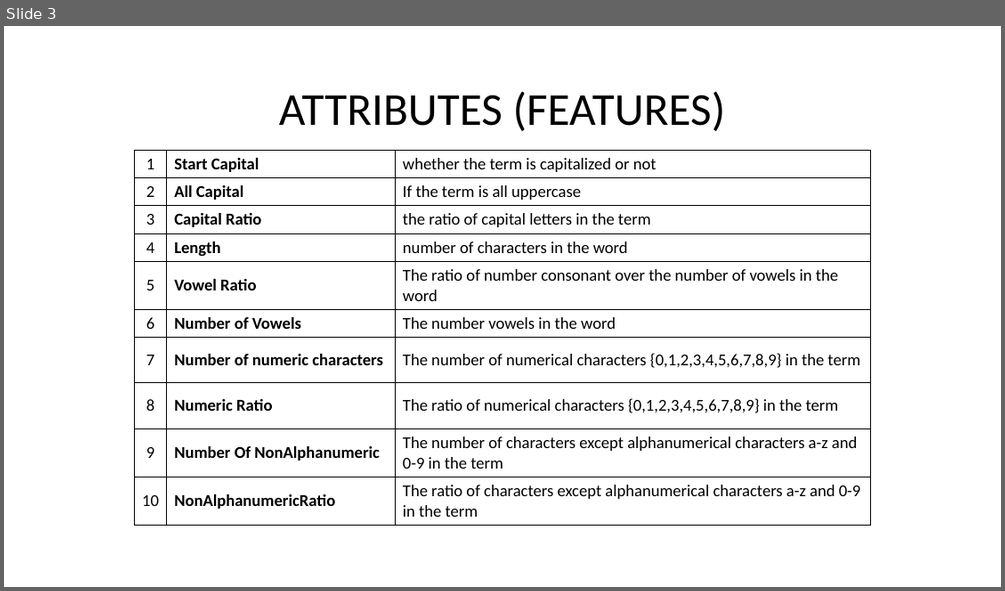
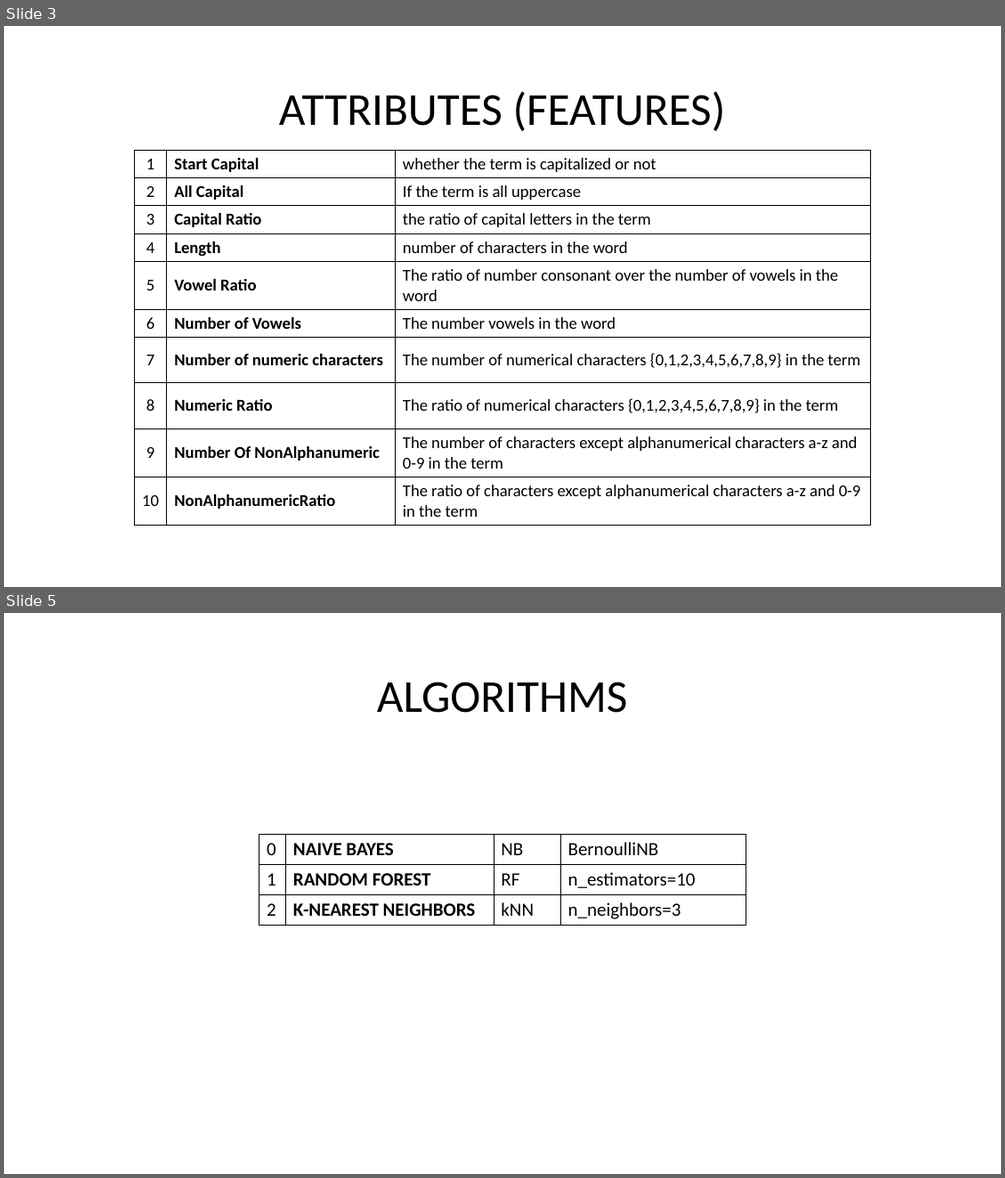
Before and after one commit to altuntasfatih/CSE4095S18_Group7, a slide deck: presentation/presentation_group7.pptx. Shown one above the other, each under a label of ours: slide 3 before the commit, slides 3 and 5 after it; the slides between them are not shown. The pictures are 1005x591 and 1005x1178 pixels, drawn with LibreOffice and Linux fonts; fonts in the diff are those of the drawing. Boxes give left, top, right and bottom in pixels: in the first picture for what was removed or moved away, otherwise in the second. Text is boxed around its words. In the diff, an @@ line names an element or a change of style, - is before the commit and + after.

```diff
--- a/presentation/presentation_group7.pptx
+++ b/presentation/presentation_group7.pptx
@@ slide 5 added at box(4, 613, 1001, 1174), background #FFFFFF @@
@@ title added at box(377, 682, 628, 713), 44 pt, text #000000 @@
+ALGORITHMS
@@ table added at box(259, 835, 745, 925), 3 rows, 4 columns @@
+0 | NAIVE BAYES | NB | BernoulliNB
+1 | RANDOM FOREST | RF | n_estimators=10
+2 | K-NEAREST NEIGHBORS | kNN | n_neighbors=3
```
Also in this commit, not shown: 1 slide changed, 3 other slides added, 2 slides removed, 4 other files.
